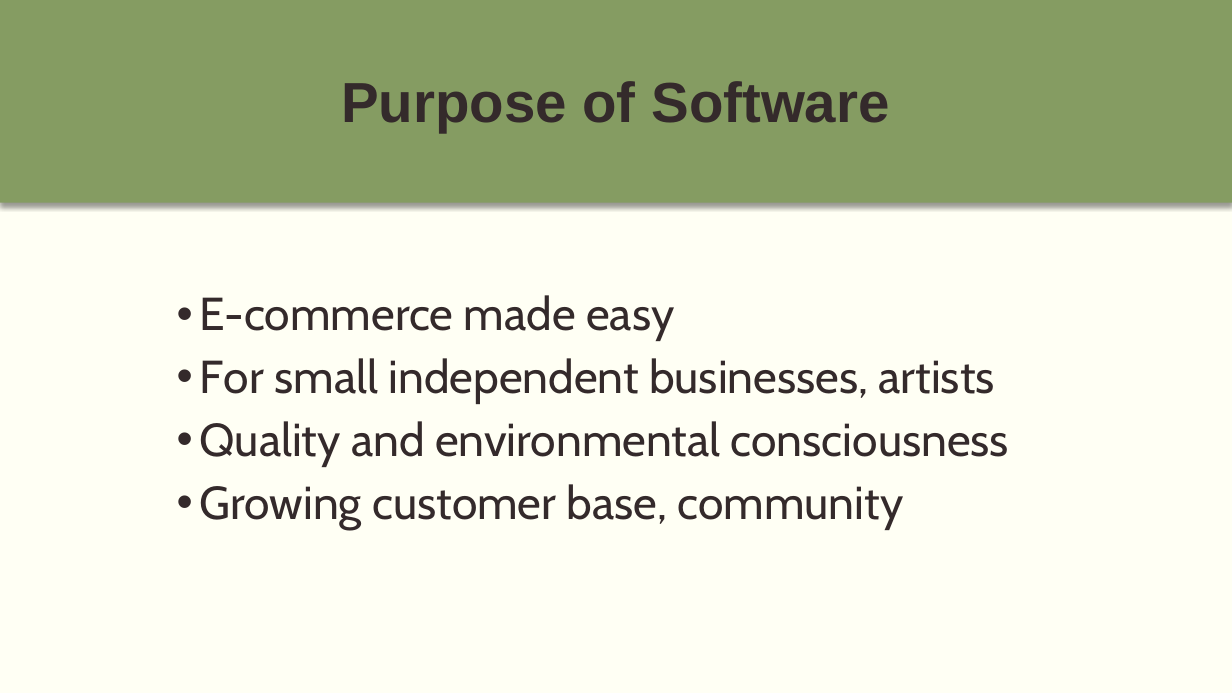
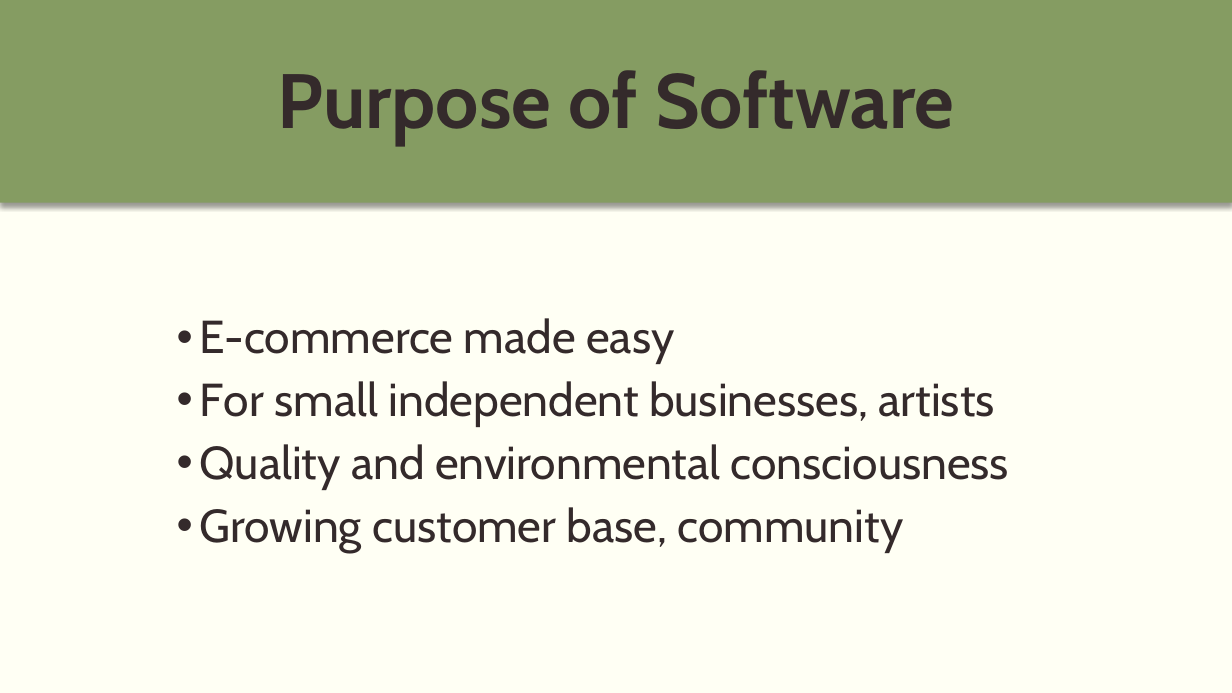
Before and after one commit to momikadragoner/Vizsgaremek, a slide deck: slide 2 of PPT/Agora(2).pptx. Drawn at 1232x693 pixels with LibreOffice and Linux fonts; fonts in the diff are those of the drawing. Boxes give left, top, right and bottom in pixels: in the first picture for what was removed or moved away, otherwise in the second. Text is boxed around its words. In the diff, an @@ line names an element or a change of style, - is before the commit and + after.

```diff
--- a/PPT/Agora(2).pptx
+++ b/PPT/Agora(2).pptx
@@ title "Purpose of Software" at <box>278,70,954,145</box>: size 44 to 60 pt, font Arial to Cabin @@
@@ text "E-commerce made easy": place and size @@
-text "E-commerce made easy" at <box>200,295,1009,529</box>
+text "E-commerce made easy" at <box>200,318,1009,553</box>
```
Also in this commit, not shown: 9 other slides changed, 42 other files.
